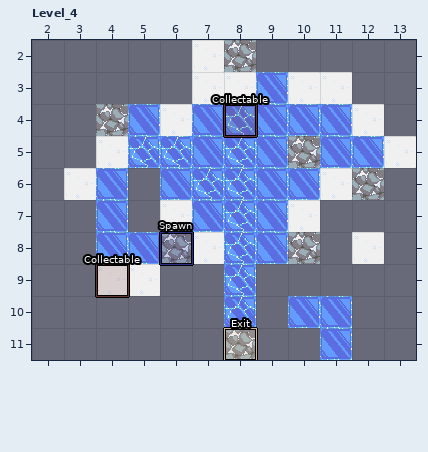
LDtk project -- assets/world.ldtk. Above: the version before the commit.
Cells are 32x32 px. Shown: Level_4 x 2..13, y 2..11.
New version:
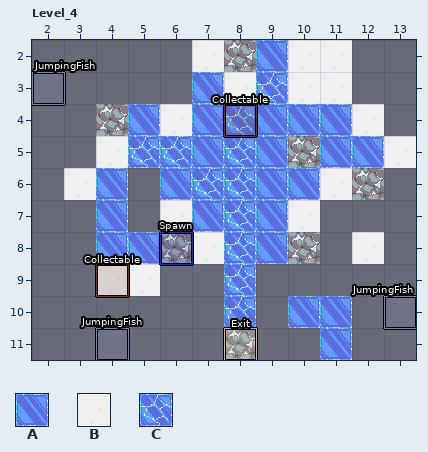
Key: from "SquareTerrain": A 1, B 2, C 3.
_ is an empty cell.
Objects are placed by their top-left corner, in cells (3,4 is the top-left corner of cell 3,4); size is 1x1 cell unless given.
The exact change:
Layer "Terrain":
Tile B gives way to tile A in row 3 at x 7.
The edit adds tile A in row 2 at x 9.
The edit adds tile B in row 2 at x 10 to 11.
Tile A gives way to tile C in row 3 at x 9.
Layer "Objects":
A new object: "JumpingFish" rectangle at 2,3.
A new object: "JumpingFish" rectangle at 13,10.
A new object: "JumpingFish" rectangle at 4,11.
